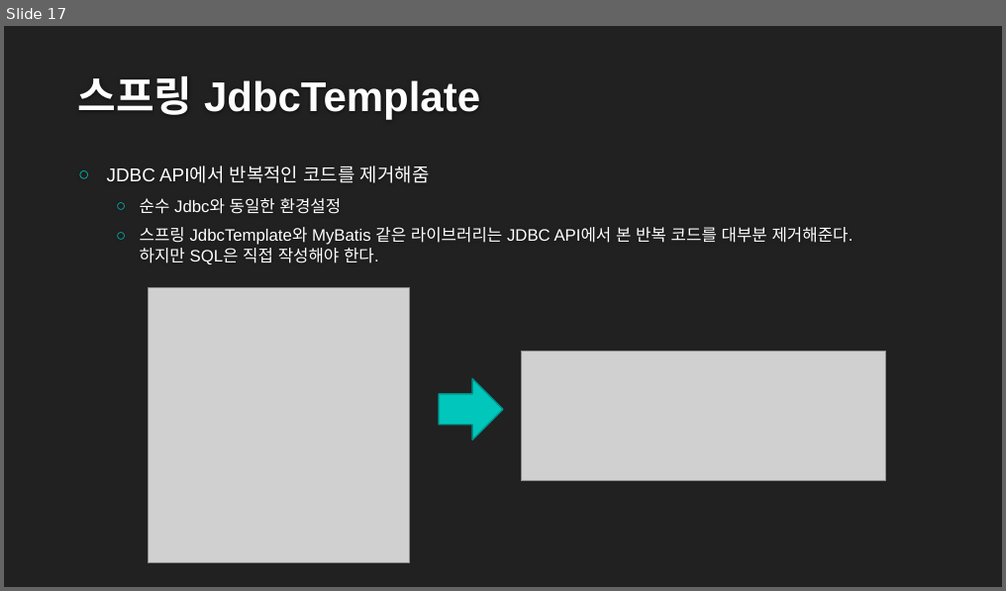
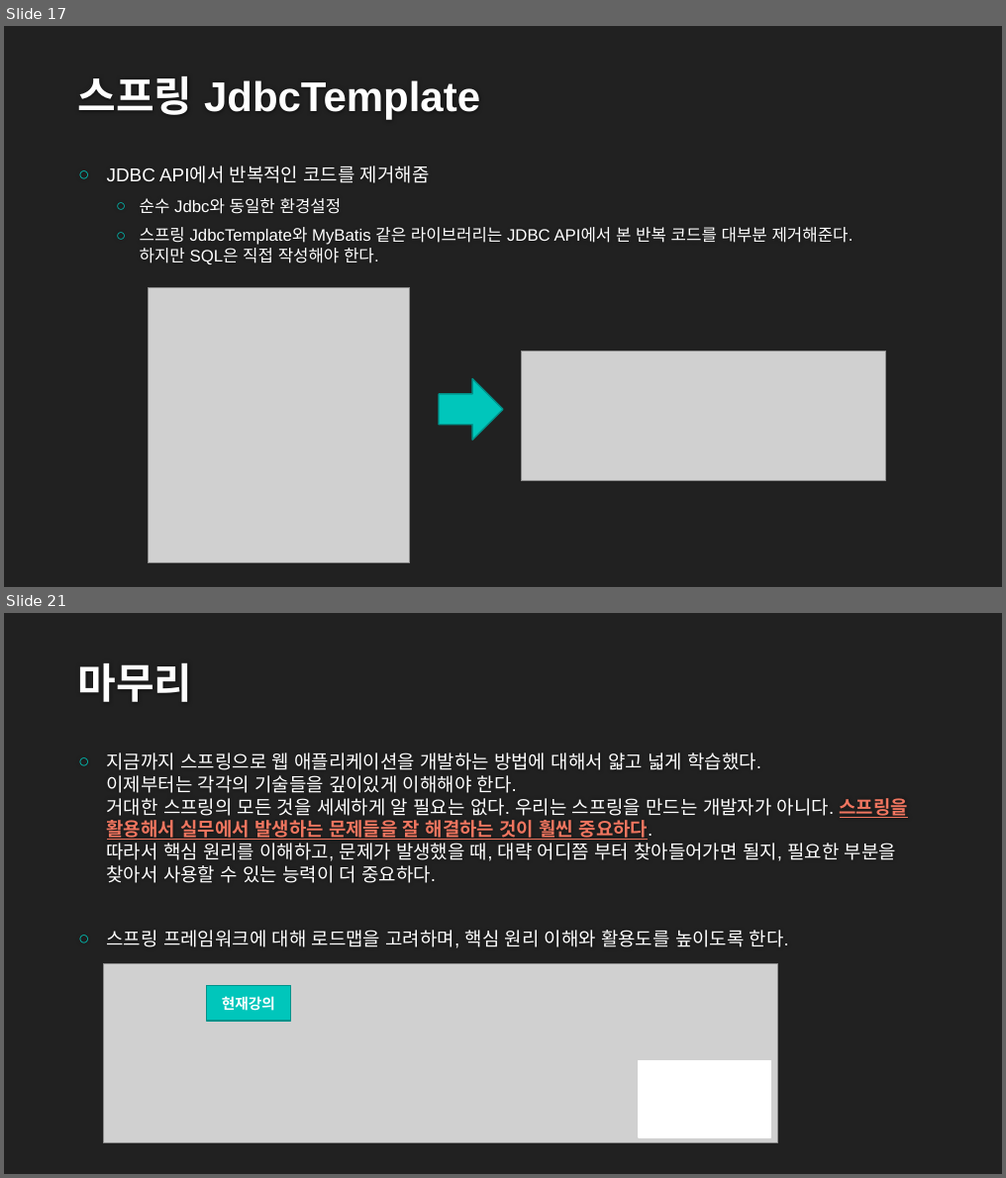
Before and after one commit to awake-jerry/springBoot-thymeleaf-study, a slide deck: referenceDoc/스프링 입문-코드로 배우는 스프링부트,MVC,DB_20221205.pptx. Shown one above the other, each under a label of ours: slide 17 before the commit, slides 17 and 21 after it; the slides between them are not shown. The pictures are 1006x591 and 1006x1178 pixels, drawn with LibreOffice and Linux fonts; fonts in the diff are those of the drawing; grey boxes stand for pictures; background and template pictures are left out. Boxes give left, top, right and bottom in pixels: in the first picture for what was removed or moved away, otherwise in the second. Text is boxed around its words. In the diff, an @@ line names an element or a change of style, - is before the commit and + after.

```diff
--- a/referenceDoc/스프링 입문-코드로 배우는 스프링부트,MVC,DB_20221205.pptx
+++ b/referenceDoc/스프링 입문-코드로 배우는 스프링부트,MVC,DB_20221205.pptx
@@ slide 21 added at (4, 613, 1002, 1174), background #212121 @@
@@ title added at (78, 663, 193, 702), 40 pt, text #FEFEFE, bold @@
+마무리
@@ text added at (107, 753, 909, 949), 18 pt, text #FFFFFF @@
+○ 지금까지 스프링으로 웹 애플리케이션을 개발하는 방법에 대해서 얇고 넓게 학습했다.
+  이제부터는 각각의 기술들을 깊이있게 이해해야 한다.
+  거대한 스프링의 모든 것을 세세하게 알 필요는 없다. 우리는 스프링을 만드는 개발자가 아니다. 스프링을 활용해서 실무에서 발생하는 문제들을 잘 해결하는 것이 훨씬 중요하다.
+  따라서 핵심 원리를 이해하고, 문제가 발생했을 때, 대략 어디쯤 부터 찾아들어가면 될지, 필요한 부분을 찾아서 사용할 수 있는 능력이 더 중요하다.
+○ 스프링 프레임워크에 대해 로드맵을 고려하며, 핵심 원리 이해와 활용도를 높이도록 한다.
@@ picture added at (104, 964, 777, 1144) @@
@@ rectangle added at (207, 986, 291, 1021), fill #00C6BB, outline #00928A 1.25 pt, 14 pt, text #FFFFFF, bold @@
+현재강의
@@ rectangle added at (639, 1060, 771, 1138), fill #FFFFFF, outline #FFFFFF 1.25 pt @@
```
Also in this commit, not shown: 3 other slides added, 14 other files.
